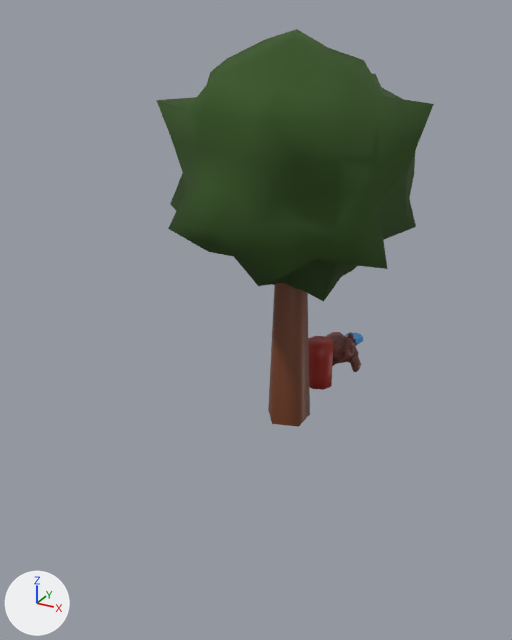
The glTF model src/jsMain/resources/raw/data/objects.glb, before and after one commit.
Both versions are drawn from a 50 mm camera at (10.74, -25.19, 14.94) aimed at (-0.04, -5.59, 5.14). Every picture has the same lights, and +X, +Y and +Z are marked at lower left. The first picture is the older version. Where no turn or scale is listed for an object, it has been applied to the vertices.
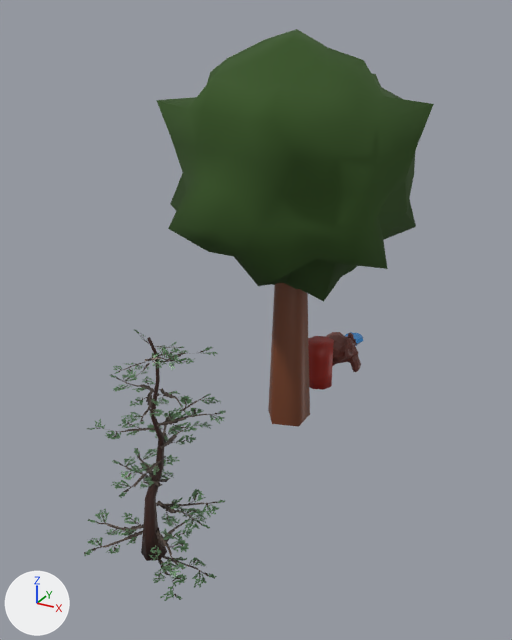
Location of each change, (x1, y1, x2, y2) in pixels of the pictures (512 x 640 px):
```json
{"object": "Plane", "change": "added", "after": [84, 329, 226, 601]}
{"object": "Cylinder.001", "change": "added", "after": [141, 337, 167, 561], "on screen": "brown"}
```

Edits to the scene script, one JSON object a line:
```json
{"op": "add", "block": "img_pine", "code": ["img_pine = load_image('pine', '_unpacked/pine', 36, 48, 'sRGB')"]}
{"op": "add", "block": "mat_material_005", "code": ["mat_material_005 = bpy.data.materials.new('Material.005')", "# uses the picture img_pine"]}
{"op": "add", "block": "mat_material_006", "code": ["mat_material_006 = principled_material('Material.006')", "mat_material_006.base_color = (0.038, 0.0116, 0.00733)  # brown #371c15"]}
{"op": "add", "block": "me_plane", "code": ["me_plane = bpy.data.meshes.new('Plane')", "me_plane.from_pydata(...)  # 432 vertices, 486 faces; spans x -2.51..2.25, y -1.81..2.57, z -0.7..7.09", "me_plane.materials.append(mat_material_005)"]}
{"op": "add", "block": "me_cylinder_001", "code": ["me_cylinder_001 = bpy.data.meshes.new('Cylinder.001')", "me_cylinder_001.from_pydata(...)  # 54 vertices, 104 faces; spans x -0.34..0.34, y -0.39..0.78, z 0.0..7.02", "me_cylinder_001.materials.append(mat_material_006)  # brown #371c15"]}
{"op": "add", "block": "ob_plane", "code": ["ob_plane = bpy.data.objects.new('Plane', me_plane)", "ob_plane.location = (0.0, -12.0, 0.0)"]}
{"op": "add", "block": "ob_cylinder_001", "code": ["ob_cylinder_001 = bpy.data.objects.new('Cylinder.001', me_cylinder_001)", "ob_cylinder_001.location = (0.0, -12.0, 0.0)"]}
```
